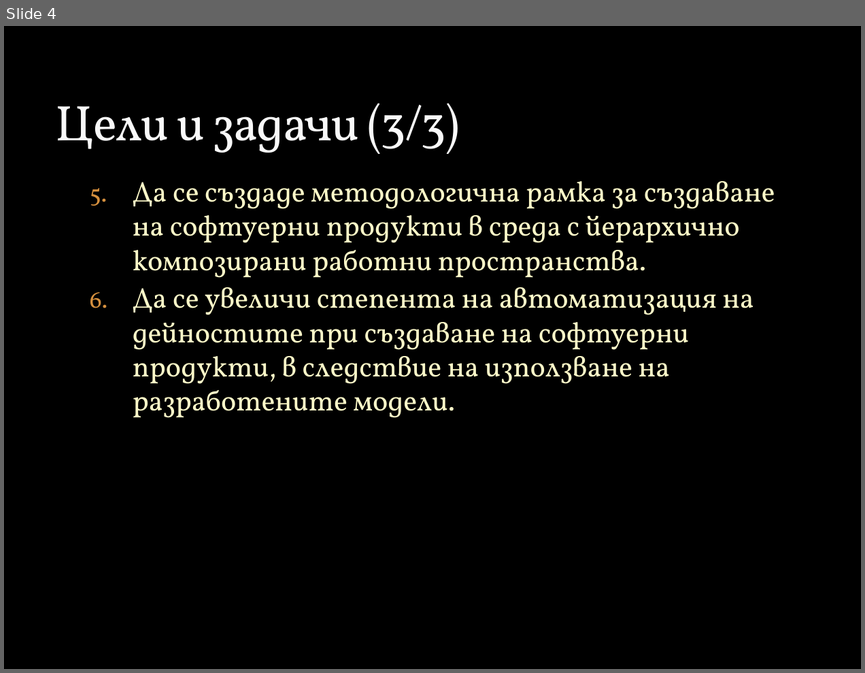
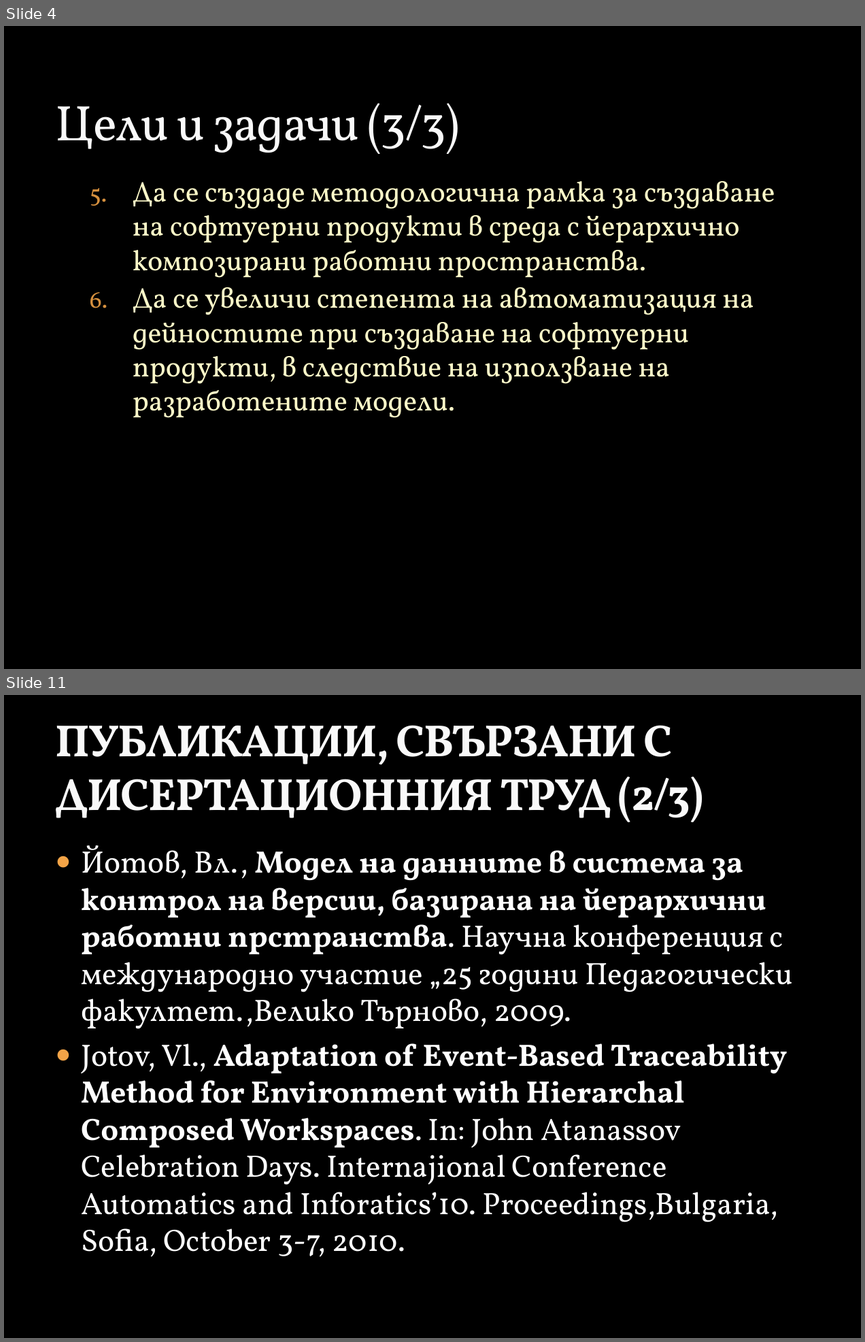
Before and after one commit to vjotov/versia, a slide deck: doc/Presentation.pptx. Shown one above the other, each under a label of ours: slide 4 before the commit, slides 4 and 11 after it; the slides between them are not shown. The pictures are 865x673 and 865x1342 pixels, drawn with LibreOffice and Linux fonts; fonts in the diff are those of the drawing; background and template pictures are left out. Boxes give left, top, right and bottom in pixels: in the first picture for what was removed or moved away, otherwise in the second. Text is boxed around its words. In the diff, an @@ line names an element or a change of style, - is before the commit and + after.

```diff
--- a/doc/Presentation.pptx
+++ b/doc/Presentation.pptx
@@ slide 11 added at box(4, 695, 861, 1338), background picture (left out) @@
@@ title added at box(55, 725, 704, 822), 37.8 pt, text #F9F9F9, bold @@
+ПУБЛИКАЦИИ, СВЪРЗАНИ С ДИСЕРТАЦИОННИЯ ТРУД (2/3)
@@ text added at box(81, 845, 793, 1257), 26 pt, text #FFFFFF @@
+● Йотов, Вл., Модел на данните в система за контрол на версии, базирана на йерархични работни прстранства. Научна конференция с международно участие „25 години Педагогически факултет.,Велико Търново, 2009.
+● Jotov, Vl., Adaptation of Event-Based Traceability Method for Environment with Hierarchal Composed Workspaces. In: John Atanassov Celebration Days. Internajional Conference Automatics and Inforatics’10. Proceedings,Bulgaria, Sofia, October 3-7, 2010.
```
Also in this commit, not shown: 1 slide changed, 5 other slides added, 1 other file.
